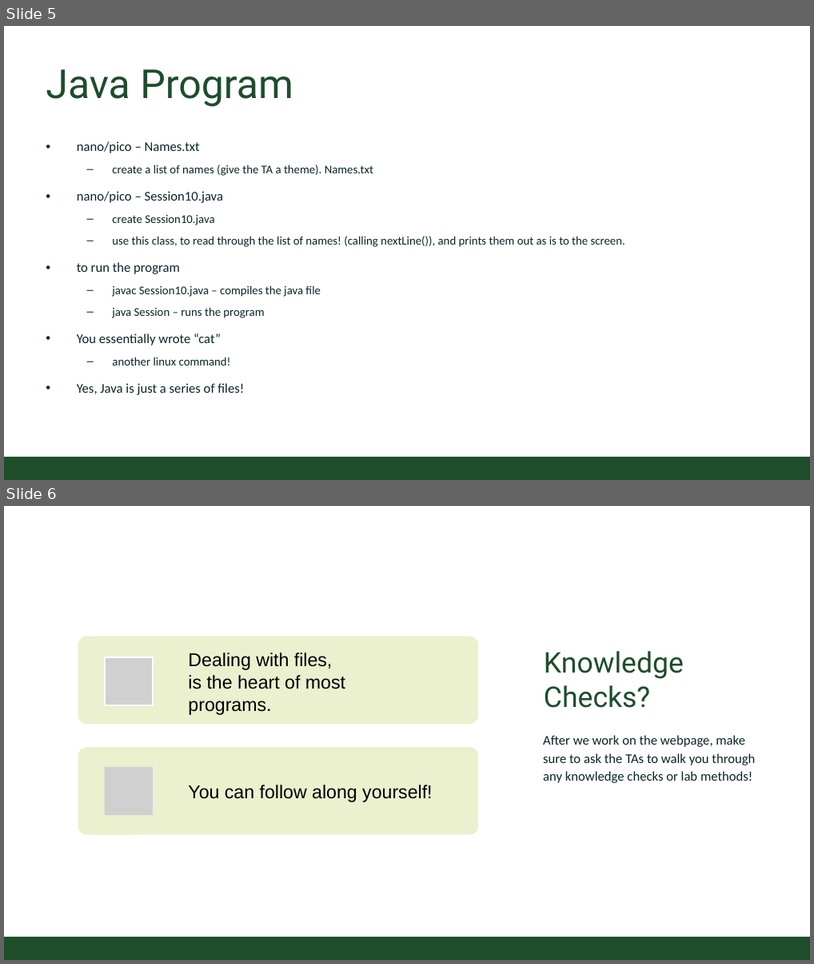
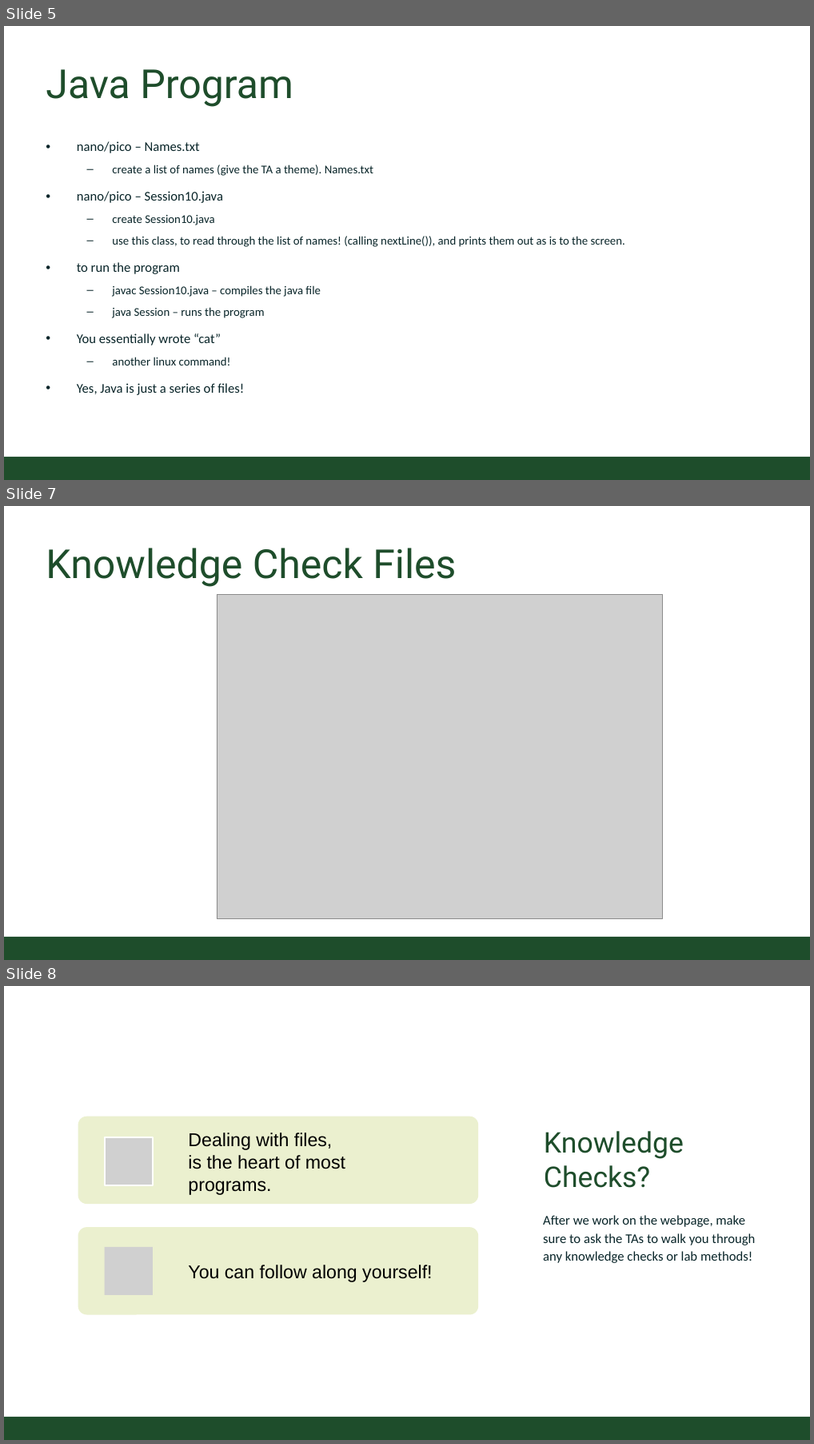
Before and after one commit to CSU-CS150/handouts, a slide deck: helpsessions/week10/week10_cookies.pptx. Shown one above the other, each under a label of ours: slides 5 and 6 before the commit, slides 5, 7 and 8 after it; the slides between them are not shown. The pictures are 814x964 and 814x1444 pixels, drawn with LibreOffice and Linux fonts; fonts in the diff are those of the drawing; grey boxes stand for pictures; background and template pictures are left out. Boxes give left, top, right and bottom in pixels: in the first picture for what was removed or moved away, otherwise in the second. Text is boxed around its words. In the diff, an @@ line names an element or a change of style, - is before the commit and + after.

Commit message:
updated week 10 with knowledge checks

```diff
--- a/helpsessions/week10/week10_cookies.pptx
+++ b/helpsessions/week10/week10_cookies.pptx
@@ slide 7 added at box(4, 506, 810, 960), background #FFFFFF; not listed: 1 template element that a slide beside it also shows @@
@@ title added at box(46, 548, 456, 587), 54 pt, text #1E4D2B @@
+Knowledge Check Files
@@ picture added at box(217, 594, 662, 919) @@
@@ what was slide 6 is now slide 8 @@
```
Also in this commit, not shown: 1 other slide added.
